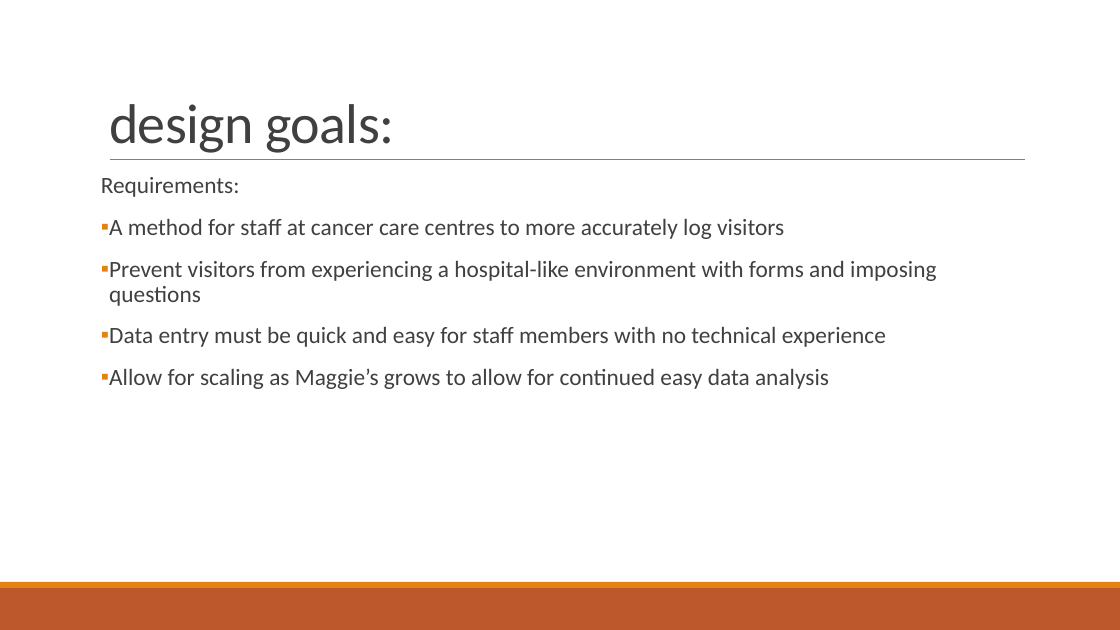
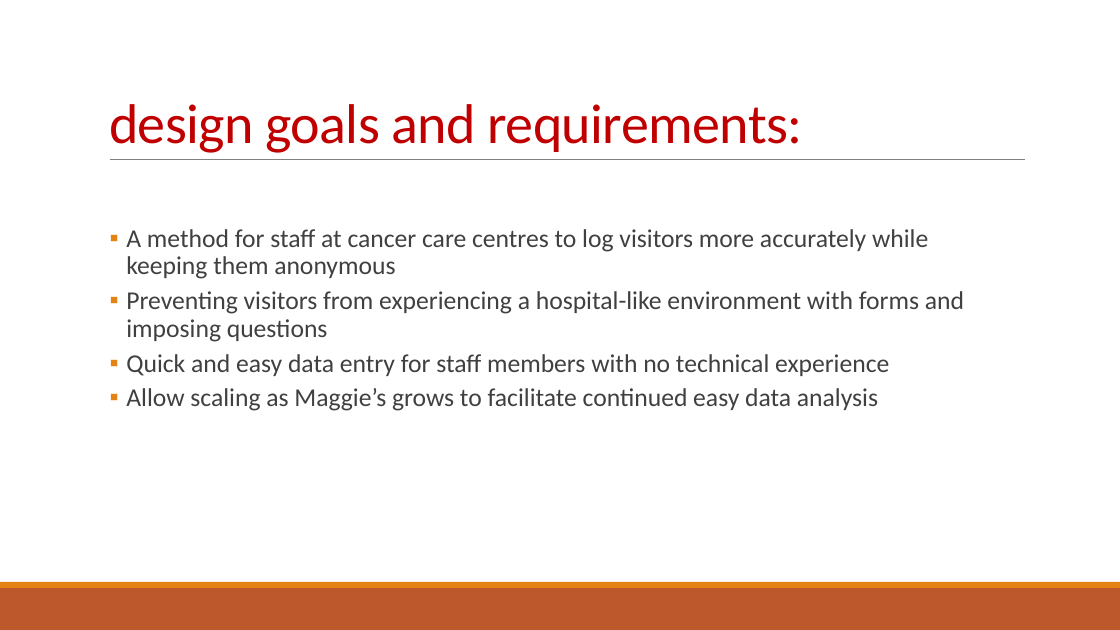
Before and after one commit to glasgow2016/team-2, a slide deck: slide 2 of presentation.pptx. Drawn at 1120x630 pixels with LibreOffice and Linux fonts; fonts in the diff are those of the drawing. Boxes give left, top, right and bottom in pixels: in the first picture for what was removed or moved away, otherwise in the second. Text is boxed around its words. In the diff, an @@ line names an element or a change of style, - is before the commit and + after.

Commit message:
Update presentation

```diff
--- a/presentation.pptx
+++ b/presentation.pptx
@@ title at (109,104,803,153): text changed; text colour #404040 to #C00000 @@
-design goals:
+design goals and requirements:
@@ text at (126,229,964,411): text changed; size 20 to 22 pt @@
-Requirements:
-▪ A method for staff at cancer care centres to more accurately log visitors
-▪ Prevent visitors from experiencing a hospital-like environment with forms and imposing questions
-▪ Data entry must be quick and easy for staff members with no technical experience
-▪ Allow for scaling as Maggie’s grows to allow for continued easy data analysis
+  ▪ A method for staff at cancer care centres to log visitors more accurately while keeping them anonymous
+  ▪ Preventing visitors from experiencing a hospital-like environment with forms and imposing questions
+  ▪ Quick and easy data entry for staff members with no technical experience
+  ▪ Allow scaling as Maggie’s grows to facilitate continued easy data analysis
```
Also in this commit, not shown: 3 other slides changed, 1 slide removed.
